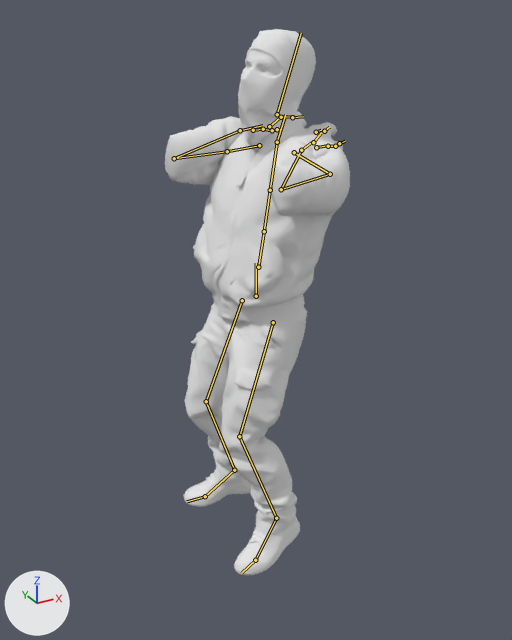
The FBX model assets/animations/Takedown_Chokehold_Victim.fbx, before and after one commit.
Camera for both pictures: a 50 mm lens placed at (-1.089, -1.976, 1.81), pointed at (0.004, 0.011, 0.817). The axes (+X, +Y, +Z) are drawn at lower left. The lights are the same throughout. The older version comes first. Both versions are drawn at frame 51 of the action 'Scene'; the numbers are the values there. The bones that change, and the others that lie on the model, are drawn over the model as lines.

In view in the first picture: 'Victim_Guard_Mesh'.
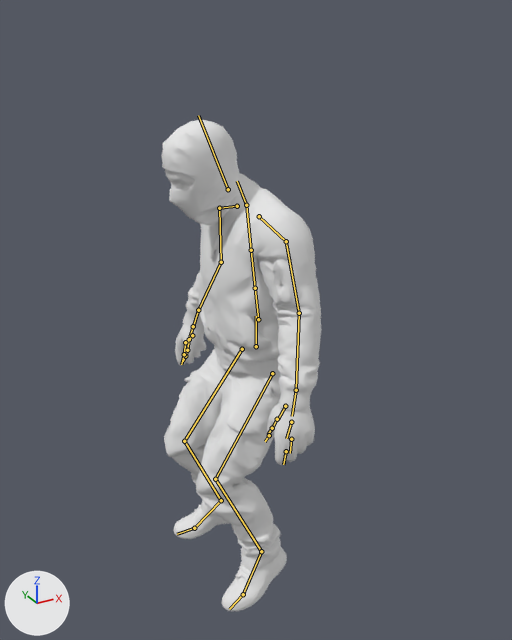
Pixel boxes (x1, y1, x2, y2) of what changed, in the pictures (512 x 640 px):
'Victim_Guard_Mesh', posed (13% narrower, 10% shorter)
    before: (165, 29, 350, 575)
    after: (161, 120, 321, 611)
bone 'mixamorig:Hips', root to tip
    before: (256, 296) to (256, 263)
    after: (256, 346) to (256, 316)
bone 'mixamorig:Spine', root to tip
    before: (258, 267) to (264, 231)
    after: (258, 319) to (255, 288)
bone 'mixamorig:Neck', root to tip
    before: (277, 142) to (285, 114)
    after: (246, 205) to (237, 181)
bone 'mixamorig:LeftArm', root to tip
    before: (330, 174) to (281, 189)
    after: (286, 241) to (299, 313)
bone 'mixamorig:LeftForeArm', root to tip
    before: (281, 189) to (301, 150)
    after: (299, 313) to (296, 390)
bone 'mixamorig:RightArm', root to tip
    before: (227, 151) to (174, 158)
    after: (219, 208) to (221, 262)
bone 'mixamorig:RightForeArm', root to tip
    before: (174, 158) to (240, 130)
    after: (221, 262) to (198, 310)
bone 'mixamorig:LeftUpLeg', root to tip
    before: (273, 322) to (239, 436)
    after: (272, 373) to (215, 479)
bone 'mixamorig:LeftLeg', root to tip
    before: (239, 436) to (276, 518)
    after: (215, 479) to (261, 551)
bone 'mixamorig:RightUpLeg', root to tip
    before: (242, 300) to (206, 401)
    after: (242, 349) to (184, 441)
bone 'mixamorig:RightLeg', root to tip
    before: (206, 401) to (234, 470)
    after: (184, 441) to (221, 500)

Diff of the bpy script that builds the scene:
```diff
--- a/assets/animations/Takedown_Chokehold_Victim.fbx.py
+++ b/assets/animations/Takedown_Chokehold_Victim.fbx.py
@@ bone_mixamorig_hips @@
 bone_mixamorig_hips = bpy.data.objects['Victim_Guard'].pose.bones['mixamorig:Hips']
-bone_mixamorig_hips.location = (0.0, -0.058, 0.0)
+bone_mixamorig_hips.location = (0.0, -0.25, 0.0)
@@ bone_mixamorig_spine @@
 bone_mixamorig_spine = bpy.data.objects['Victim_Guard'].pose.bones['mixamorig:Spine']  # child of 'mixamorig:Hips'
-bone_mixamorig_spine.rotation_quaternion = (0.987, -0.041, 0.153, 0.009)  # degrees (-5, 18, 0)
+bone_mixamorig_spine.rotation_quaternion = (0.995, 0.105, 0.0, 0.0)  # degrees (12, 0, 0)
@@ bone_mixamorig_neck @@
 bone_mixamorig_neck = bpy.data.objects['Victim_Guard'].pose.bones['mixamorig:Neck']  # child of 'mixamorig:Spine2'
-bone_mixamorig_neck.rotation_quaternion = (0.992, -0.12, 0.0, -0.04)  # degrees (-14, -1, -5)
+bone_mixamorig_neck.rotation_quaternion = (0.996, 0.087, 0.0, 0.0)  # degrees (10, 0, 0)
@@ bone_mixamorig_leftarm @@
 bone_mixamorig_leftarm = bpy.data.objects['Victim_Guard'].pose.bones['mixamorig:LeftArm']  # child of 'mixamorig:LeftShoulder'
-bone_mixamorig_leftarm.rotation_quaternion = (0.704, 0.067, 0.086, 0.702)  # degrees (12, 2, 90)
+bone_mixamorig_leftarm.rotation_quaternion = (0.866, 0.495, 0.049, 0.047)  # degrees (60, 2, 7)
@@ bone_mixamorig_leftforearm @@
 bone_mixamorig_leftforearm = bpy.data.objects['Victim_Guard'].pose.bones['mixamorig:LeftForeArm']  # child of 'mixamorig:LeftArm'
-bone_mixamorig_leftforearm.rotation_quaternion = (0.276, 0.273, -0.257, 0.885)  # degrees (-23, -39, 153)
+bone_mixamorig_leftforearm.rotation_quaternion = (0.985, 0.012, 0.155, 0.076)  # degrees (3, 18, 9)
@@ bone_mixamorig_rightarm @@
 bone_mixamorig_rightarm = bpy.data.objects['Victim_Guard'].pose.bones['mixamorig:RightArm']  # child of 'mixamorig:RightShoulder'
-bone_mixamorig_rightarm.rotation_quaternion = (0.705, -0.02, -0.121, -0.698)  # degrees (8, -11, -90)
+bone_mixamorig_rightarm.rotation_quaternion = (0.866, 0.495, -0.052, -0.047)  # degrees (60, -3, -8)
@@ bone_mixamorig_rightforearm @@
 bone_mixamorig_rightforearm = bpy.data.objects['Victim_Guard'].pose.bones['mixamorig:RightForeArm']  # child of 'mixamorig:RightArm'
-bone_mixamorig_rightforearm.rotation_quaternion = (-0.276, -0.059, -0.284, 0.916)  # degrees (-30, 15, -151)
+bone_mixamorig_rightforearm.rotation_quaternion = (-0.985, -0.01, 0.155, 0.077)  # degrees (3, -18, -9)
@@ bone_mixamorig_leftupleg @@
 bone_mixamorig_leftupleg = bpy.data.objects['Victim_Guard'].pose.bones['mixamorig:LeftUpLeg']  # child of 'mixamorig:Hips'
-bone_mixamorig_leftupleg.rotation_quaternion = (0.985, 0.175, -0.011, 0.0)  # degrees (20, -1, 0)
+bone_mixamorig_leftupleg.rotation_quaternion = (0.954, 0.3, -0.019, 0.0)  # degrees (35, -2, -1)
@@ bone_mixamorig_leftleg @@
 bone_mixamorig_leftleg = bpy.data.objects['Victim_Guard'].pose.bones['mixamorig:LeftLeg']  # child of 'mixamorig:LeftUpLeg'
-bone_mixamorig_leftleg.rotation_quaternion = (0.965, -0.26, 0.023, 0.004)  # degrees (-30, 3, 0)
+bone_mixamorig_leftleg.rotation_quaternion = (0.906, -0.421, 0.037, 0.006)  # degrees (-50, 4, -1)
@@ bone_mixamorig_rightupleg @@
 bone_mixamorig_rightupleg = bpy.data.objects['Victim_Guard'].pose.bones['mixamorig:RightUpLeg']  # child of 'mixamorig:Hips'
-bone_mixamorig_rightupleg.rotation_quaternion = (0.985, 0.175, 0.011, 0.0)  # degrees (20, 1, 0)
+bone_mixamorig_rightupleg.rotation_quaternion = (0.954, 0.3, 0.019, 0.0)  # degrees (35, 2, 1)
@@ bone_mixamorig_rightleg @@
 bone_mixamorig_rightleg = bpy.data.objects['Victim_Guard'].pose.bones['mixamorig:RightLeg']  # child of 'mixamorig:RightUpLeg'
-bone_mixamorig_rightleg.rotation_quaternion = (0.965, -0.26, -0.023, -0.004)  # degrees (-30, -3, 0)
+bone_mixamorig_rightleg.rotation_quaternion = (0.906, -0.421, -0.037, -0.006)  # degrees (-50, -4, 1)
```
